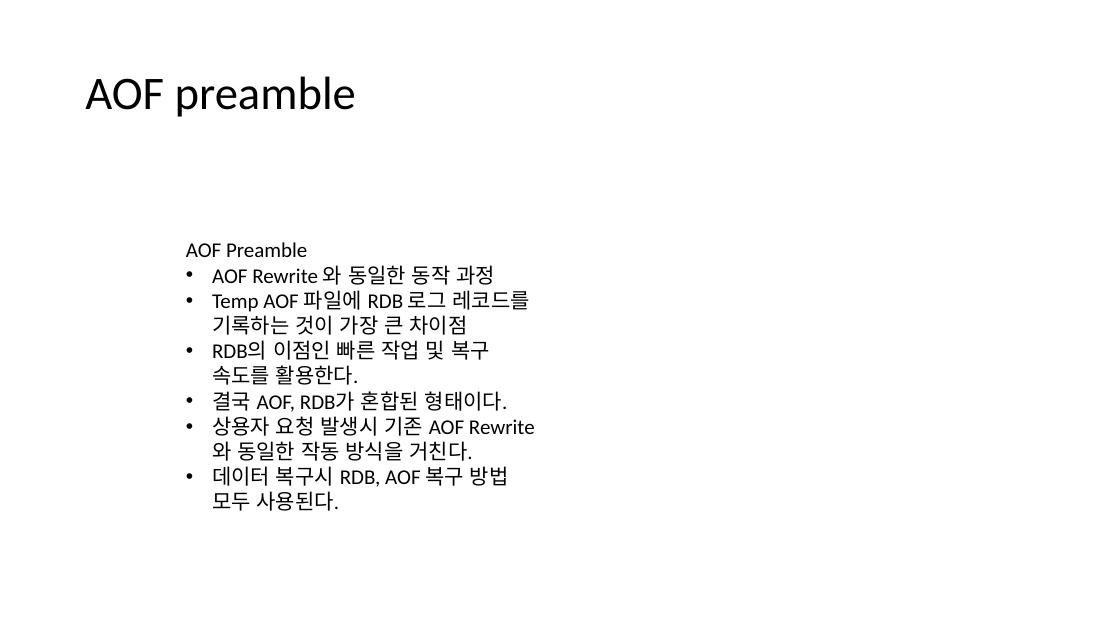
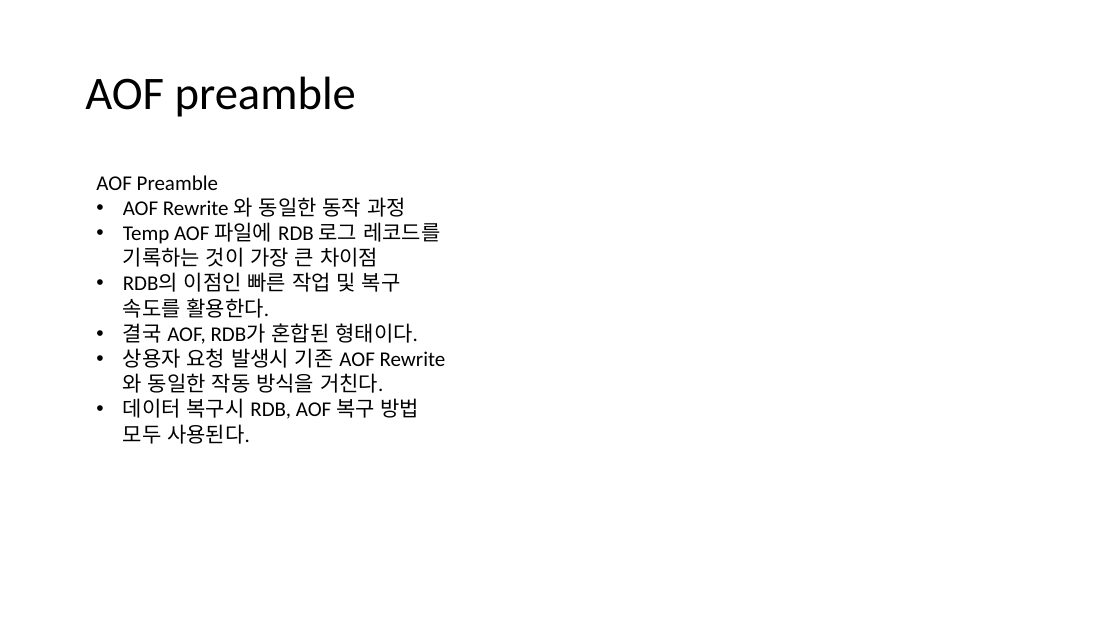
Before and after one commit to jsw166098/Redis, a slide deck: slide 6 of redis_01.pptx (slide 7 before the commit). Drawn at 1120x630 pixels with LibreOffice and Linux fonts; fonts in the diff are those of the drawing. Boxes give left, top, right and bottom in pixels: in the first picture for what was removed or moved away, otherwise in the second. Text is boxed around its words. In the diff, an @@ line names an element or a change of style, - is before the commit and + after.

```diff
--- a/redis_01.pptx
+++ b/redis_01.pptx
@@ text "AOF Preamble": place and size @@
-text "AOF Preamble" at (186,242,530,511)
+text "AOF Preamble" at (96,175,440,444)
```
Also in this commit, not shown: 4 other slides changed, 1 slide added, 1 slide removed, 3 other files.
